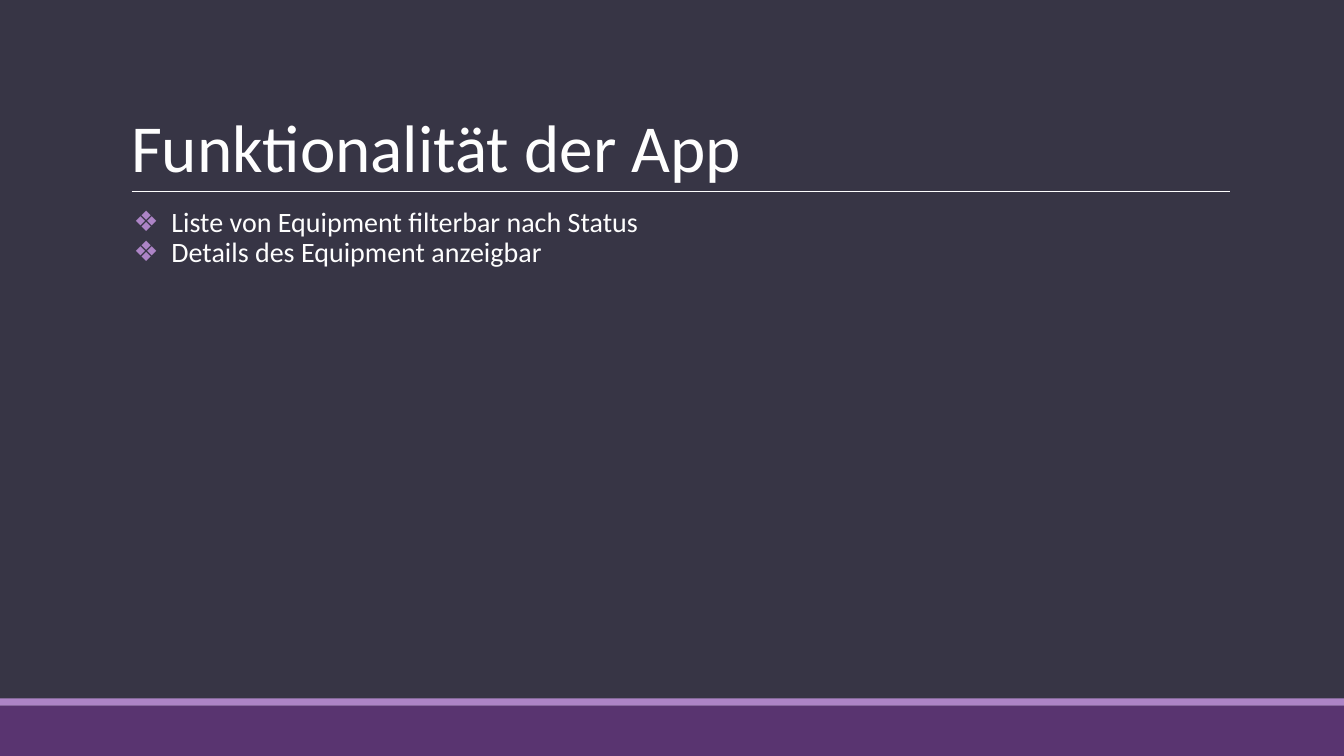
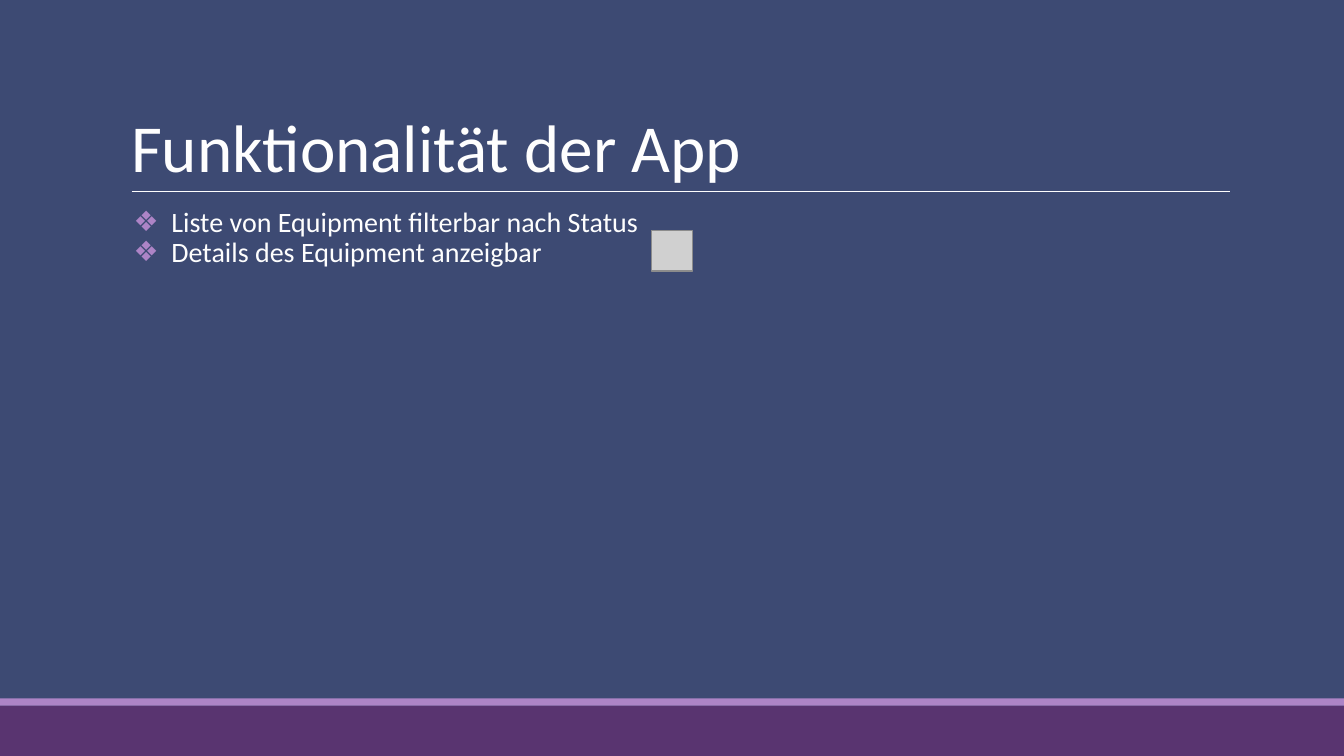
Before and after one commit to nicospacez/equipment-verleih, a slide deck: slide 8 of Equipmentverleih.pptx (slide 7 before the commit). Drawn at 1344x756 pixels with LibreOffice and Linux fonts; fonts in the diff are those of the drawing; grey boxes stand for pictures. Boxes give left, top, right and bottom in pixels: in the first picture for what was removed or moved away, otherwise in the second. Text is boxed around its words. In the diff, an @@ line names an element or a change of style, - is before the commit and + after.

```diff
--- a/Equipmentverleih.pptx
+++ b/Equipmentverleih.pptx
@@ background #373545 to #3D4A73 @@
@@ picture added at (652,231,693,271) @@
```
Also in this commit, not shown: 13 other slides changed, 1 slide added.
